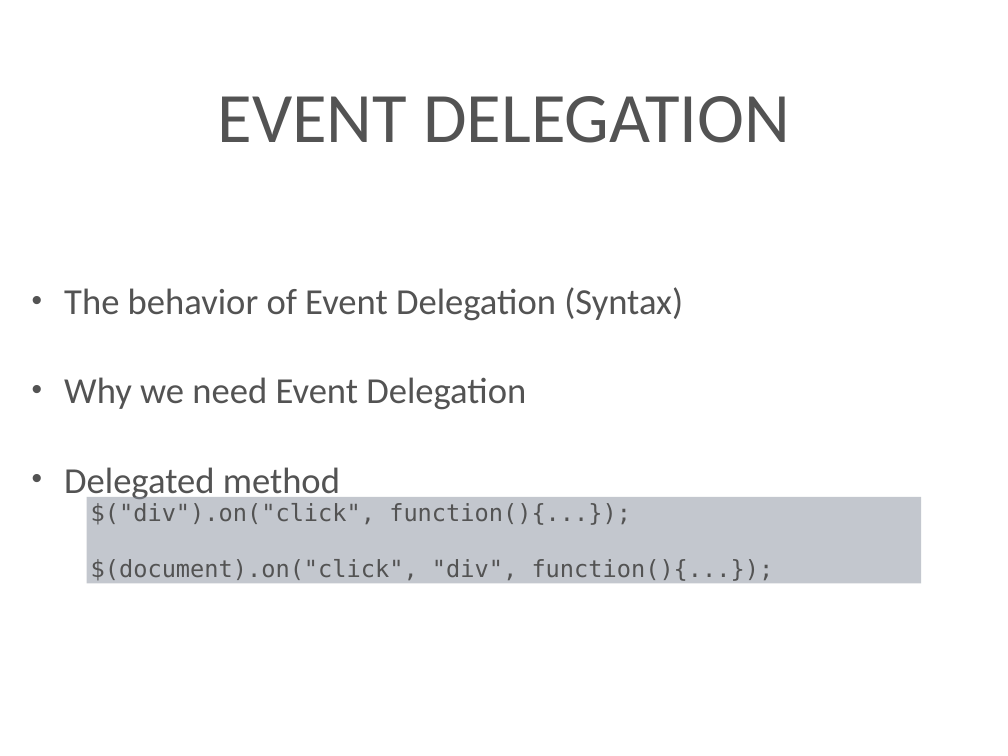
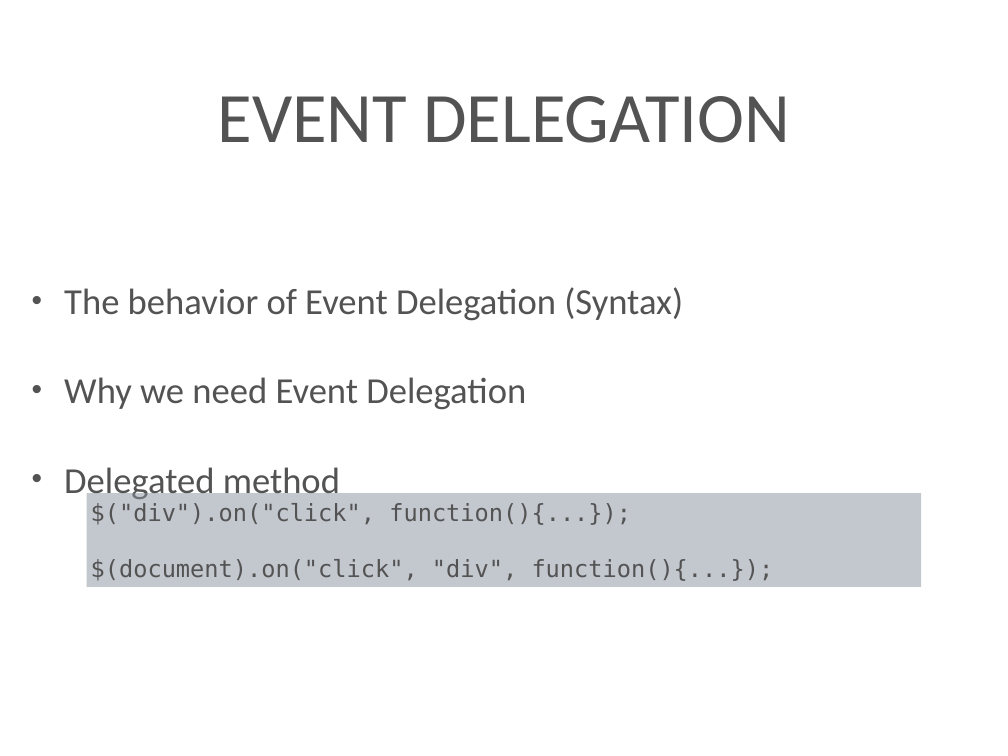
Before and after one commit to kenton-steiner18/Techtasks, a slide deck: slide 35 of presentation/jQuery.pptx (slide 21 before the commit). Drawn at 1008x756 pixels with LibreOffice and Linux fonts; fonts in the diff are those of the drawing; background and template pictures are left out. Boxes give left, top, right and bottom in pixels: in the first picture for what was removed or moved away, otherwise in the second. Text is boxed around its words. In the diff, an @@ line names an element or a change of style, - is before the commit and + after.

```diff
--- a/presentation/jQuery.pptx
+++ b/presentation/jQuery.pptx
@@ rectangle "$("div").on("click", function(){...});": place and size @@
-rectangle "$("div").on("click", function(){...});" at <box>86,497,921,583</box>
+rectangle "$("div").on("click", function(){...});" at <box>86,493,921,587</box>
```
Also in this commit, not shown: 1 other slide changed, 15 slides added, 1 slide removed.
